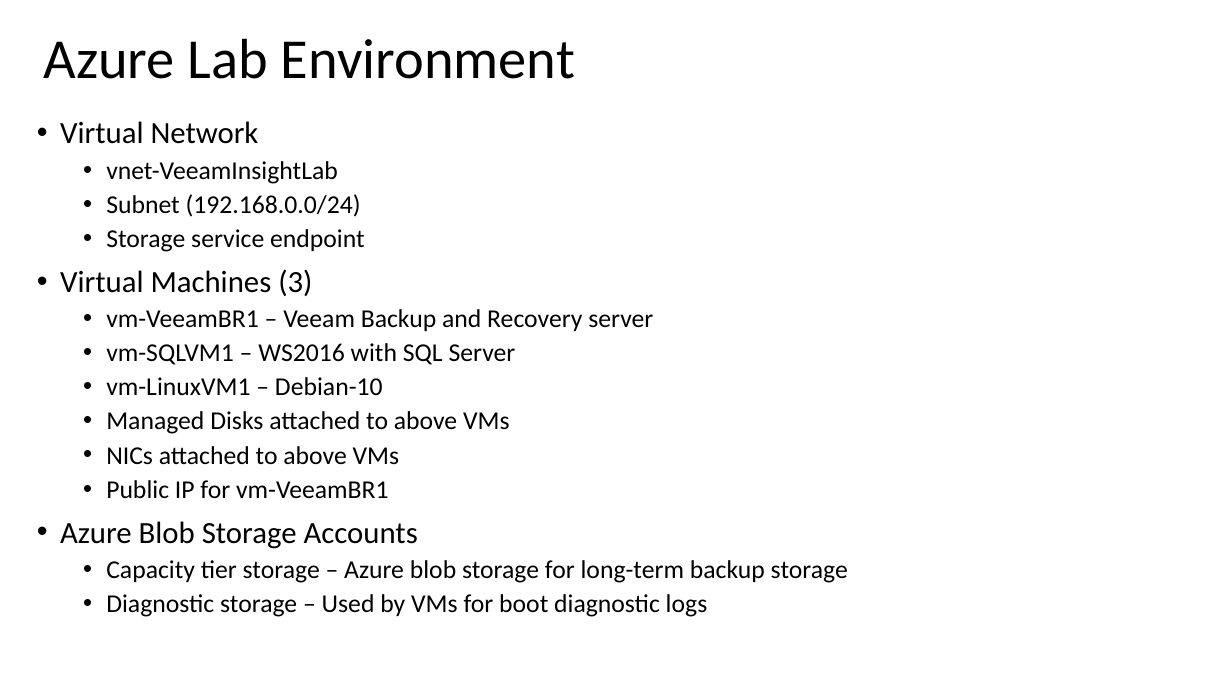
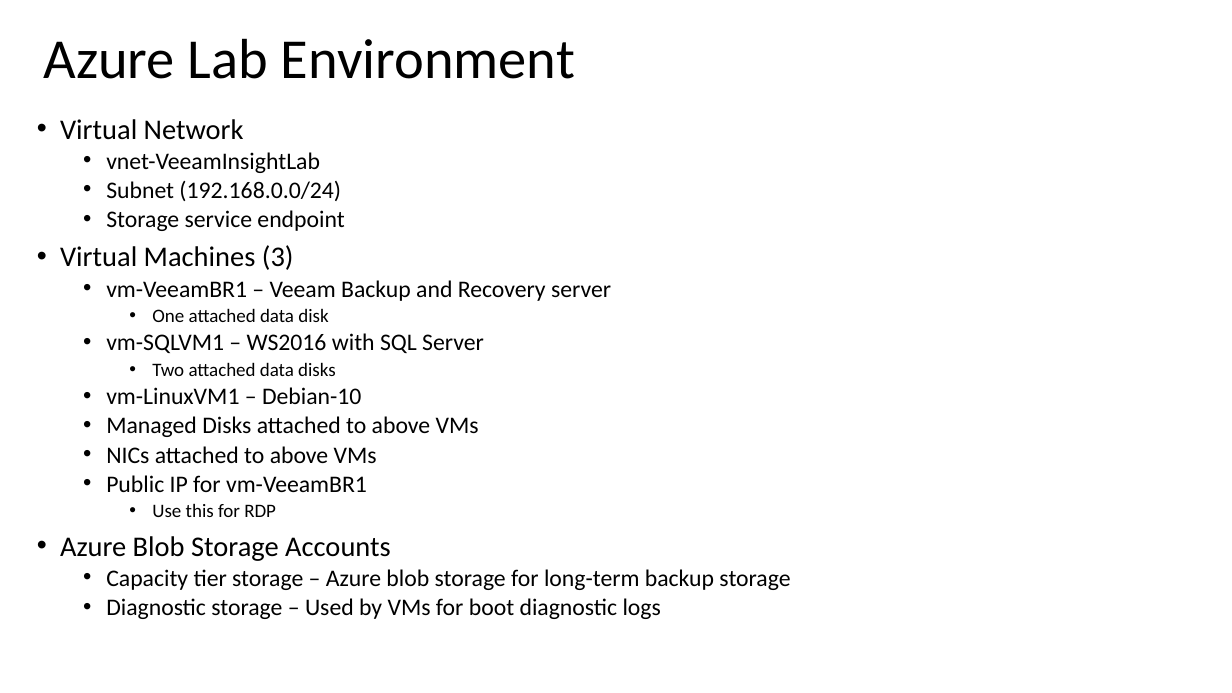
Before and after one commit to dkirby-ms/VeeamOnAzureLab, a slide deck: slide 4 of Veeam Lab Guide.pptx. Drawn at 1232x693 pixels with LibreOffice and Linux fonts; fonts in the diff are those of the drawing. Boxes give left, top, right and bottom in pixels: in the first picture for what was removed or moved away, otherwise in the second. Text is boxed around its words. In the diff, an @@ line names an element or a change of style, - is before the commit and + after.

```diff
--- a/Veeam Lab Guide.pptx
+++ b/Veeam Lab Guide.pptx
@@ text at bbox=[60, 119, 790, 619]: size 24 to 22.2 pt in "Virtual Network", "Virtual Machines (3)", "Azure Blob Storage Accounts"; size 20 to 18.5 pt in "vnet-VeeamInsightLab", "Subnet (192.168.0.0/24)", "Storage service endpoint", "vm-VeeamBR1 – Veeam Backup and Recovery server" and 7 more places; line spacing 0.9 to 0.8 @@
@@ text at bbox=[152, 308, 328, 322]: paragraph added @@
+    • One attached data disk
@@ text at bbox=[152, 362, 336, 376]: paragraph added @@
+    • Two attached data disks
@@ text at bbox=[152, 503, 276, 517]: paragraph added @@
+    • Use this for RDP
```
Also in this commit, not shown: 2 other slides changed.
